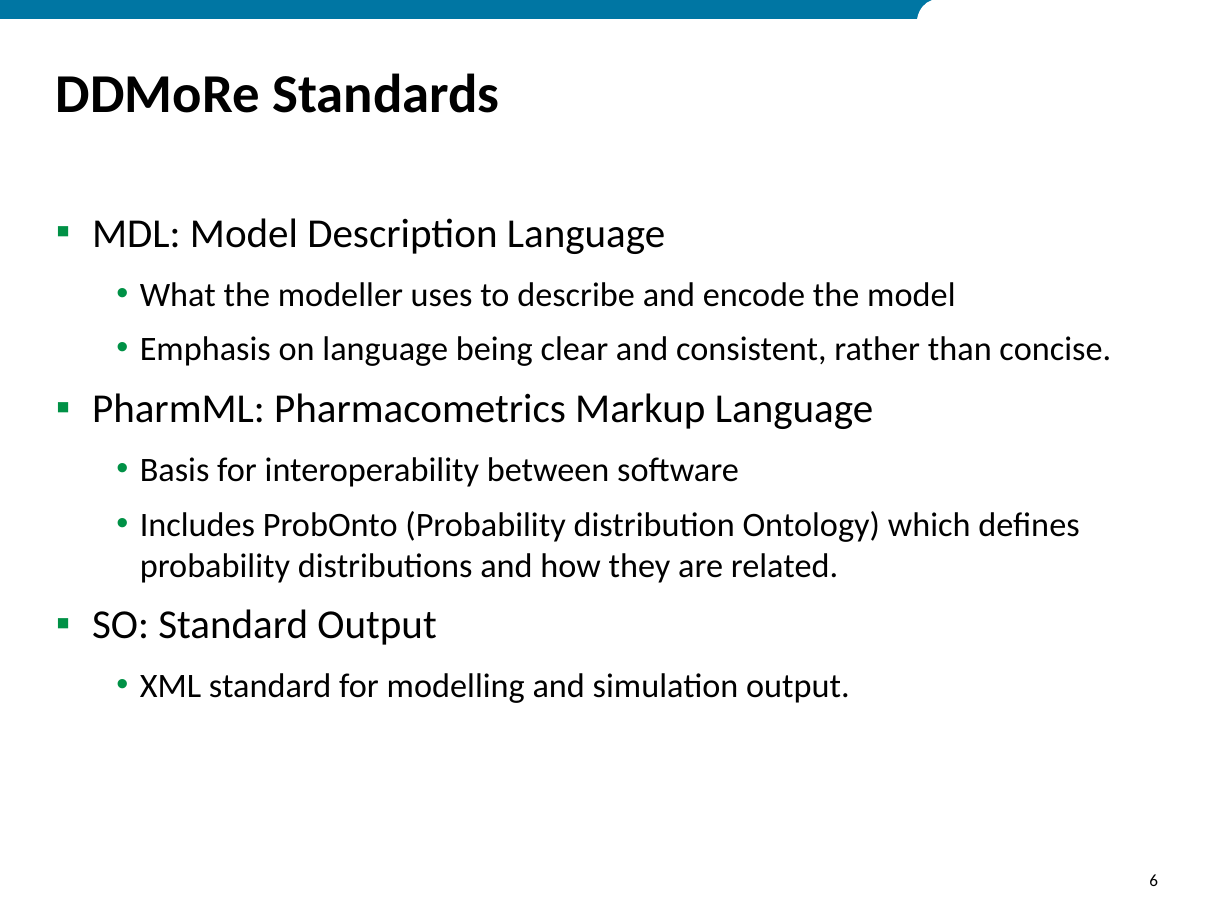
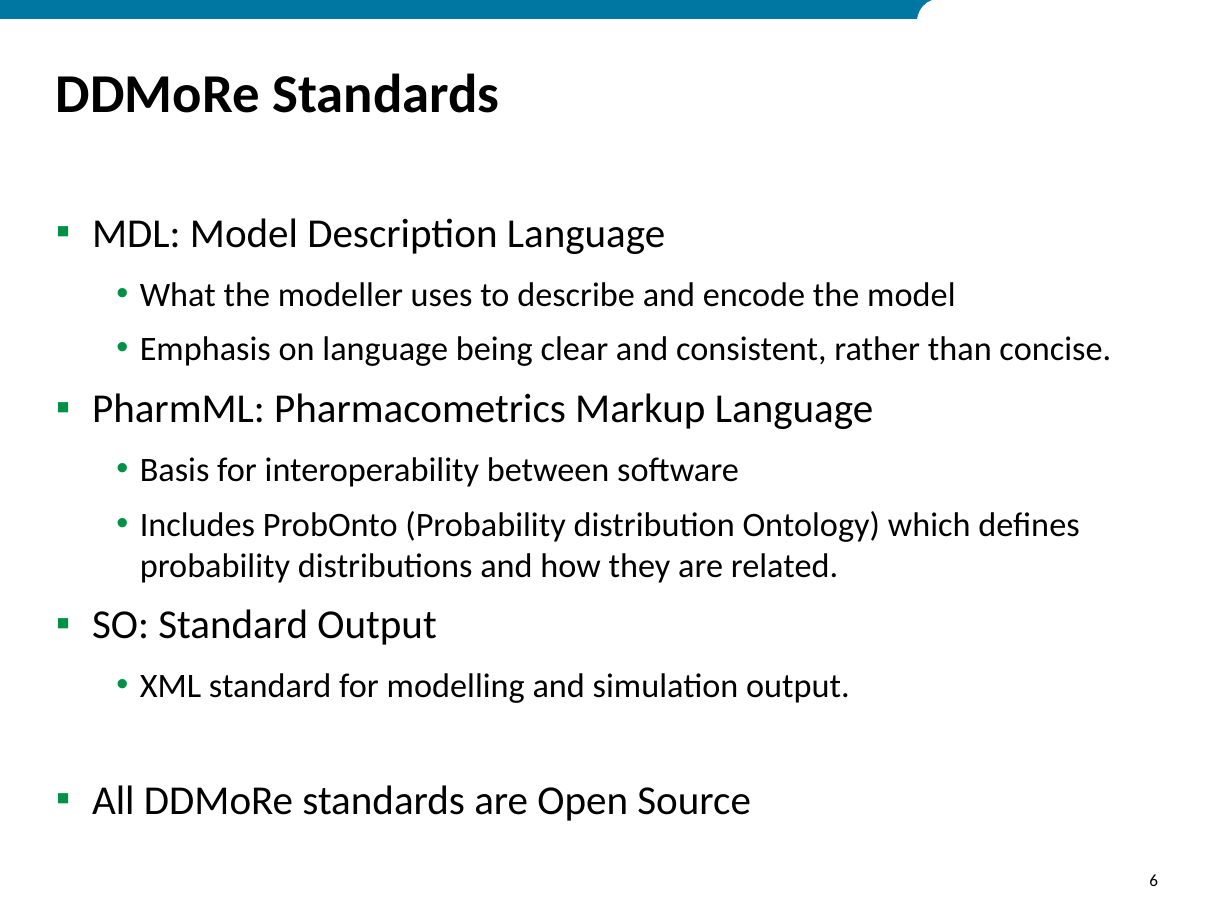
Before and after one commit to ModelDefinitionLanguage/MDLExamples, a slide deck: slide 6 of MDL_Tutorial_2018.pptx. Drawn at 1232x924 pixels with LibreOffice and Linux fonts; fonts in the diff are those of the drawing; background and template pictures are left out. Boxes give left, top, right and bottom in pixels: in the first picture for what was removed or moved away, otherwise in the second. Text is boxed around its words. In the diff, an @@ line names an element or a change of style, - is before the commit and + after.

```diff
--- a/MDL_Tutorial_2018.pptx
+++ b/MDL_Tutorial_2018.pptx
@@ text at box(92, 785, 751, 821): paragraph added @@
+▪ All DDMoRe standards are Open Source
```
Also in this commit, not shown: 3 other slides changed, 1 slide added.
